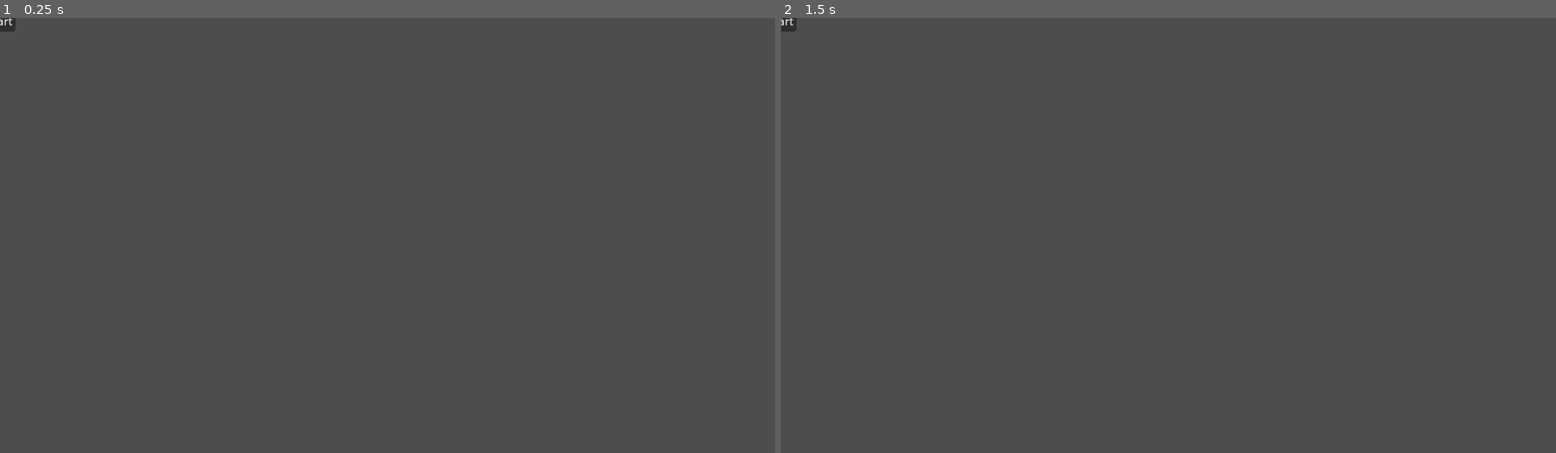
Above: before the commit, frames 1-2 (left to right).
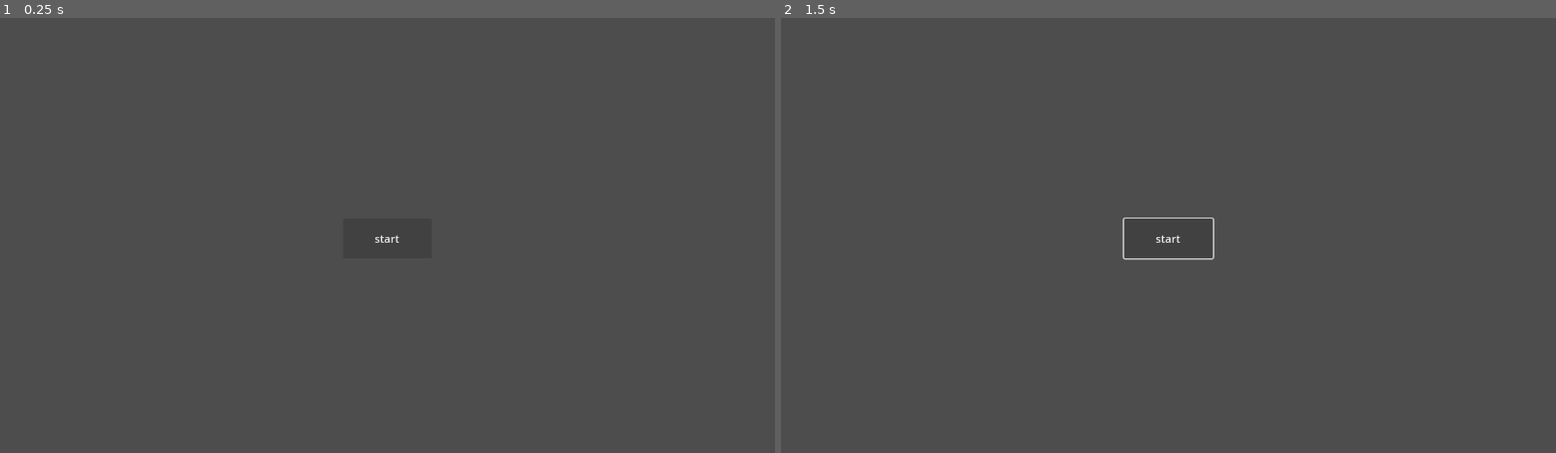
Above: after the commit, the same moments.

Repository: DarkHybrid/Aim-Trainer
Game: Godot game, scene res://init.tscn
The game is run twice, just before and just after one commit, with the same random seed, the same clock (stepped at 60 frames per second) and the same inputs.
Inputs (mouse positions are in pixels of both pictures, inside the frame that each line leads up to):
- Up to frame 1 (0.25 s): no input
- Up to frame 2 (1.5 s): click (1168, 239) at 0.5 s, where only the run after the commit has a clickable "start"; click (1168, 239) at 1.25 s, where only the run after the commit has a clickable "start"

The runs differ from the first frame. In frame 1, less than 0.1% of the frame differs, in the area x 0-52%, y 0-52%; in frame 2, 0.2%, in the area x 0-56%, y 0-56%.

Commit message:
fix

Diff:
--- a/mainmenu.tscn
+++ b/mainmenu.tscn
@@ -13,12 +13,10 @@
 [node name="Button" type="Button" parent="."]
 layout_mode = 1
 anchors_preset = -1
-anchor_right = 1.0
-anchor_bottom = 1.0
 offset_left = 510.0
 offset_top = 299.0
-offset_right = -510.0
-offset_bottom = -290.0
+offset_right = 642.0
+offset_bottom = 358.0
 grow_horizontal = 2
 grow_vertical = 2
 text = "start"
--- a/scripts/Start.gd
+++ b/scripts/Start.gd
@@ -3,6 +3,7 @@
 
 # Called when the node enters the scene tree for the first time.
 func _ready():
+	preload("res://shooting_range.tscn")
 	pass # Replace with function body.
 
 
